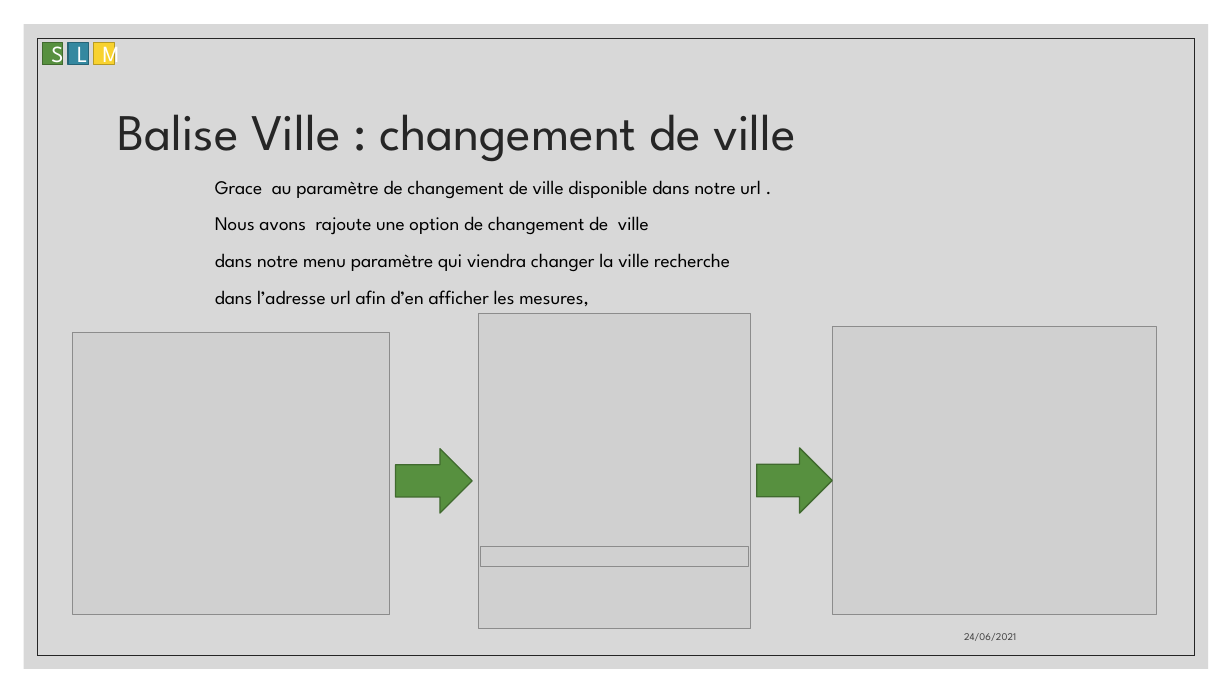
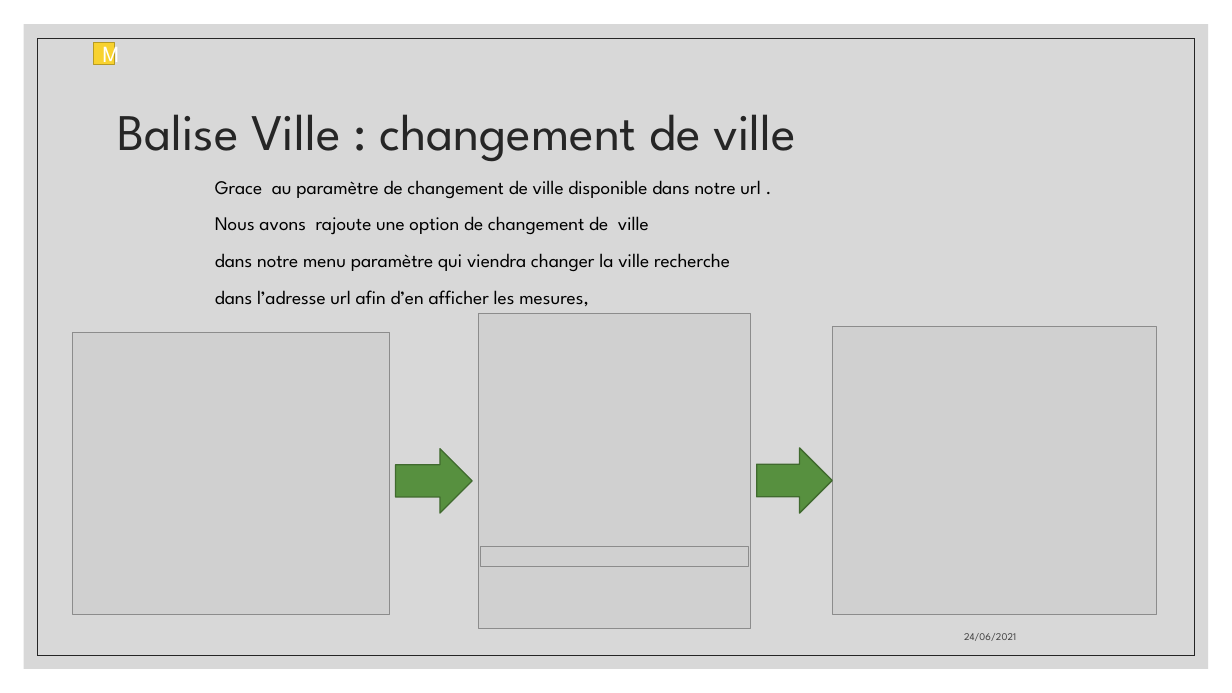
Before and after one commit to aiekick/ProjectStationMeteo, a slide deck: slide 36 of doc/StationMeteo_Soutenance_Stephane.pptx (slide 35 before the commit). Drawn at 1232x693 pixels with LibreOffice and Linux fonts; fonts in the diff are those of the drawing; grey boxes stand for pictures. Boxes give left, top, right and bottom in pixels: in the first picture for what was removed or moved away, otherwise in the second. Text is boxed around its words. In the diff, an @@ line names an element or a change of style, - is before the commit and + after.

```diff
--- a/doc/StationMeteo_Soutenance_Stephane.pptx
+++ b/doc/StationMeteo_Soutenance_Stephane.pptx
@@ rectangle removed at [43,43,63,65] @@
-S
@@ rectangle removed at [68,43,89,65] @@
-L
```
Also in this commit, not shown: 34 other slides changed, 1 slide added.
